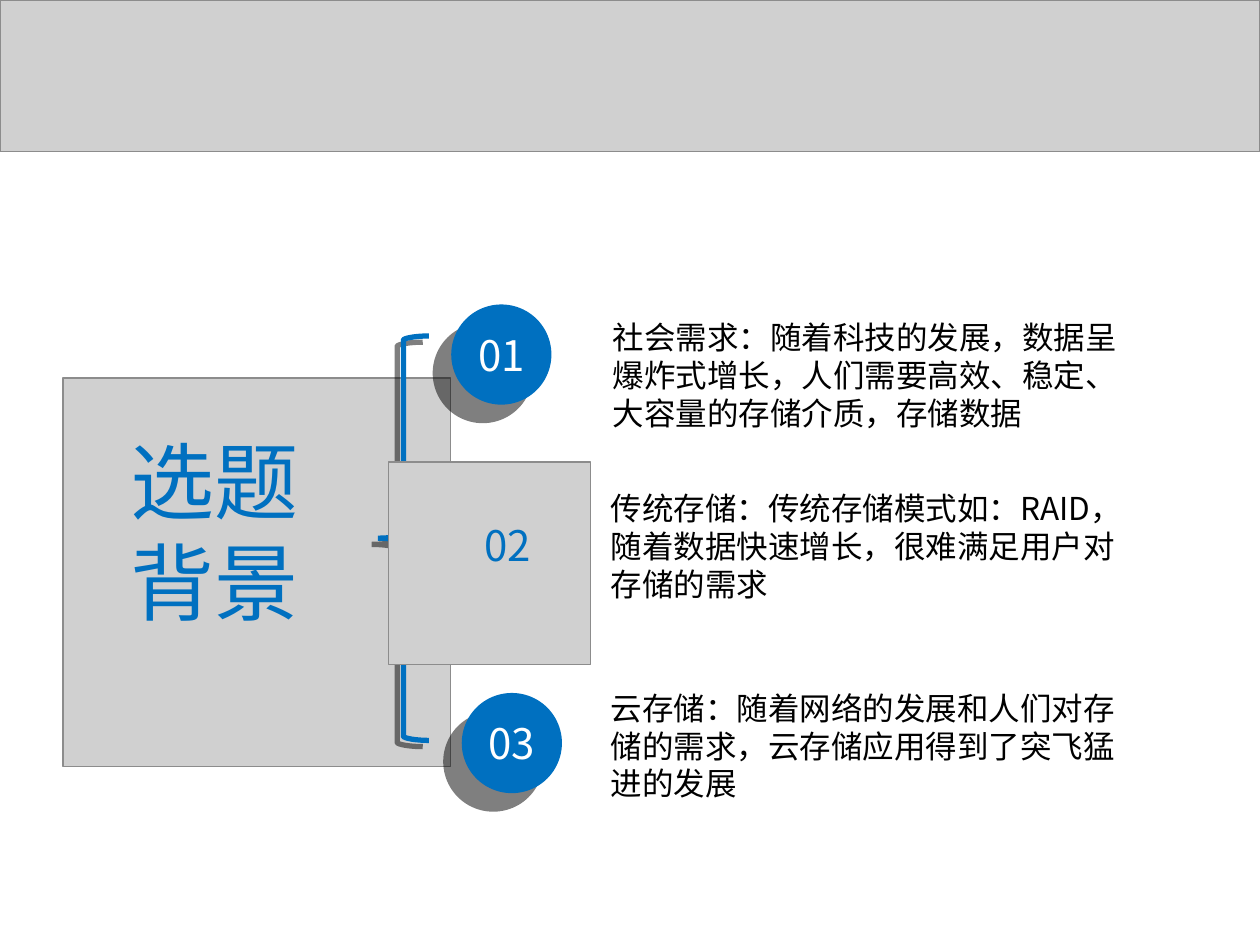
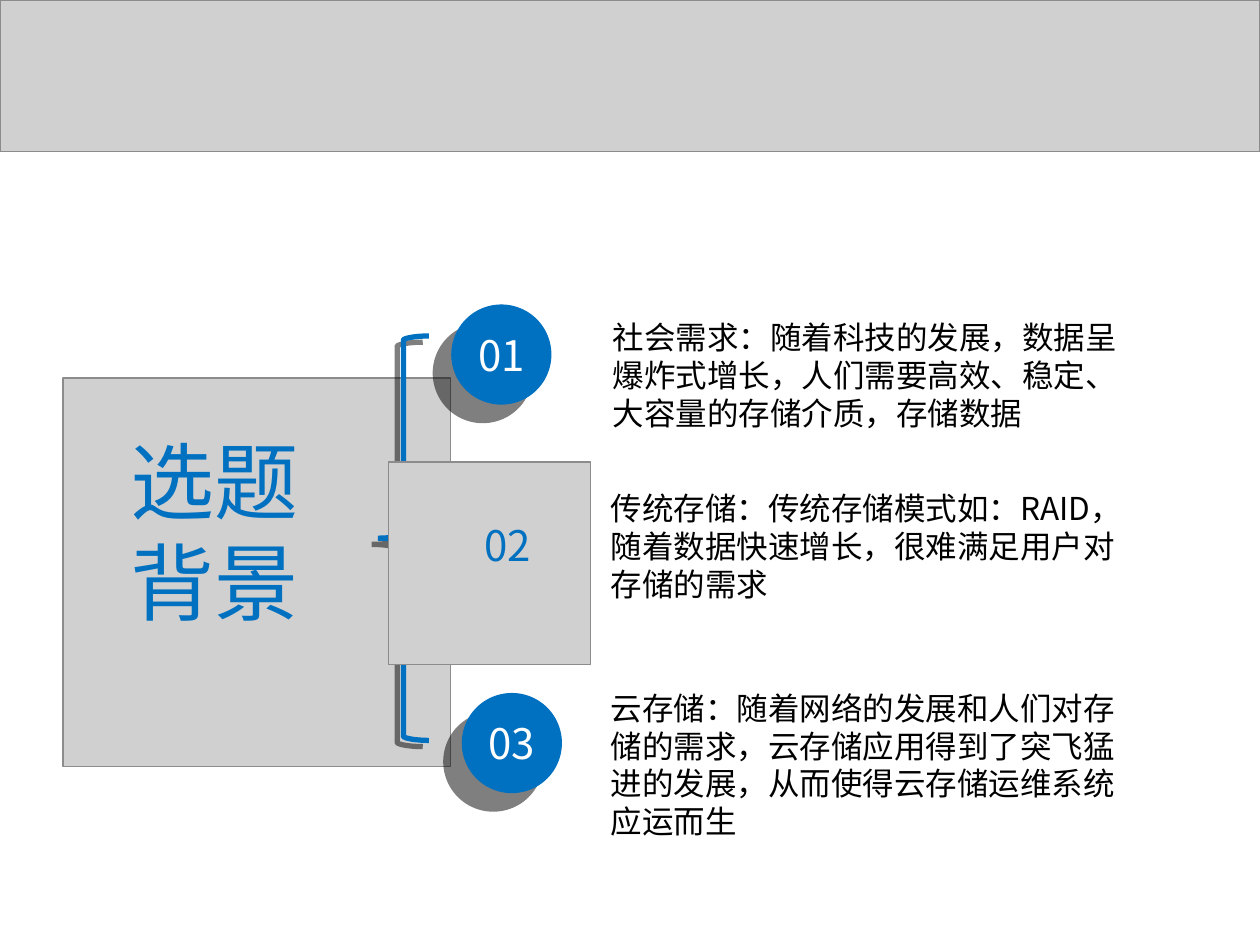
Before and after one commit to liaoliaoanxiao/mediumRepy, a slide deck: slide 4 of 论文/SA14226355孙君伟答辩.ppt. Drawn at 1260x945 pixels with LibreOffice and Linux fonts; fonts in the diff are those of the drawing; grey boxes stand for pictures. Boxes give left, top, right and bottom in pixels: in the first picture for what was removed or moved away, otherwise in the second. Text is boxed around its words. In the diff, an @@ line names an element or a change of style, - is before the commit and + after.

```diff
--- a/论文/SA14226355孙君伟答辩.ppt
+++ b/论文/SA14226355孙君伟答辩.ppt
@@ text at (611,693,1115,836): text changed @@
-云存储：随着网络的发展和人们对存储的需求，云存储应用得到了突飞猛进的发展
+云存储：随着网络的发展和人们对存储的需求，云存储应用得到了突飞猛进的发展，从而使得云存储运维系统应运而生
```
Also in this commit, not shown: 2 other slides changed, 4 slides added, 2 other files.
